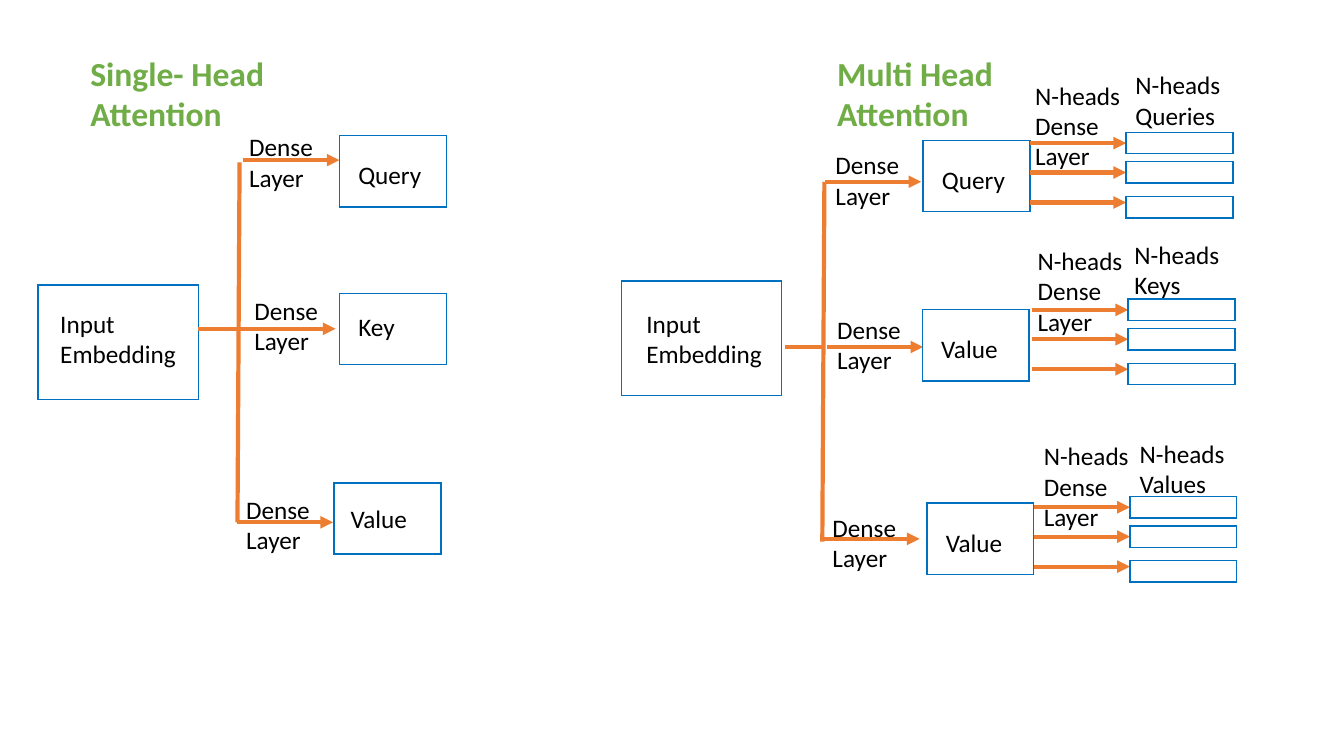
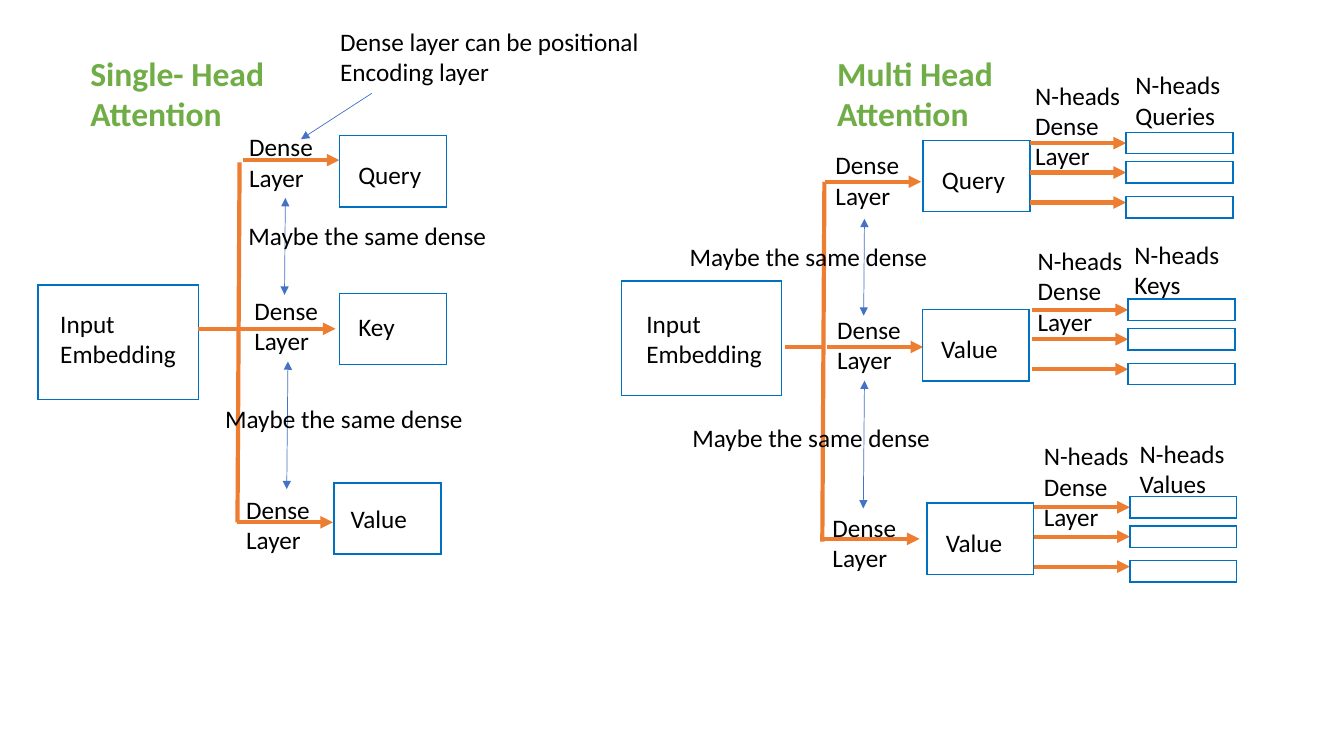
Before and after one commit to beckswu/beckswu.github.io, a slide deck: slide 7 of img/post/Natural-Language-Processing/course2/formula.pptx. Drawn at 1344x756 pixels with LibreOffice and Linux fonts; fonts in the diff are those of the drawing. Boxes give left, top, right and bottom in pixels: in the first picture for what was removed or moved away, otherwise in the second. Text is boxed around its words. In the diff, an @@ line names an element or a change of style, - is before the commit and + after.

```diff
--- a/img/post/Natural-Language-Processing/course2/formula.pptx
+++ b/img/post/Natural-Language-Processing/course2/formula.pptx
@@ text added at bbox=[340, 33, 638, 86], 18 pt, text #000000 @@
+Dense layer can be positional Encoding layer
@@ arrow added from (372, 94) to (301, 139), #4472C4 0.5 pt @@
@@ double arrow added from (285, 198) to (284, 294), #4472C4 0.5 pt @@
@@ text added at bbox=[248, 224, 486, 251], 18 pt, text #000000 @@
+Maybe the same dense
@@ double arrow added from (865, 219) to (864, 316), #4472C4 0.5 pt @@
@@ text added at bbox=[690, 246, 927, 273], 18 pt, text #000000 @@
+Maybe the same dense
@@ double arrow added from (288, 362) to (286, 489), #4472C4 0.5 pt @@
@@ double arrow added from (865, 381) to (863, 508), #4472C4 0.5 pt @@
@@ text added at bbox=[225, 407, 462, 434], 18 pt, text #000000 @@
+Maybe the same dense
@@ text added at bbox=[692, 427, 929, 454], 18 pt, text #000000 @@
+Maybe the same dense
```
Also in this commit, not shown: 3 slides added, 21 other files.
